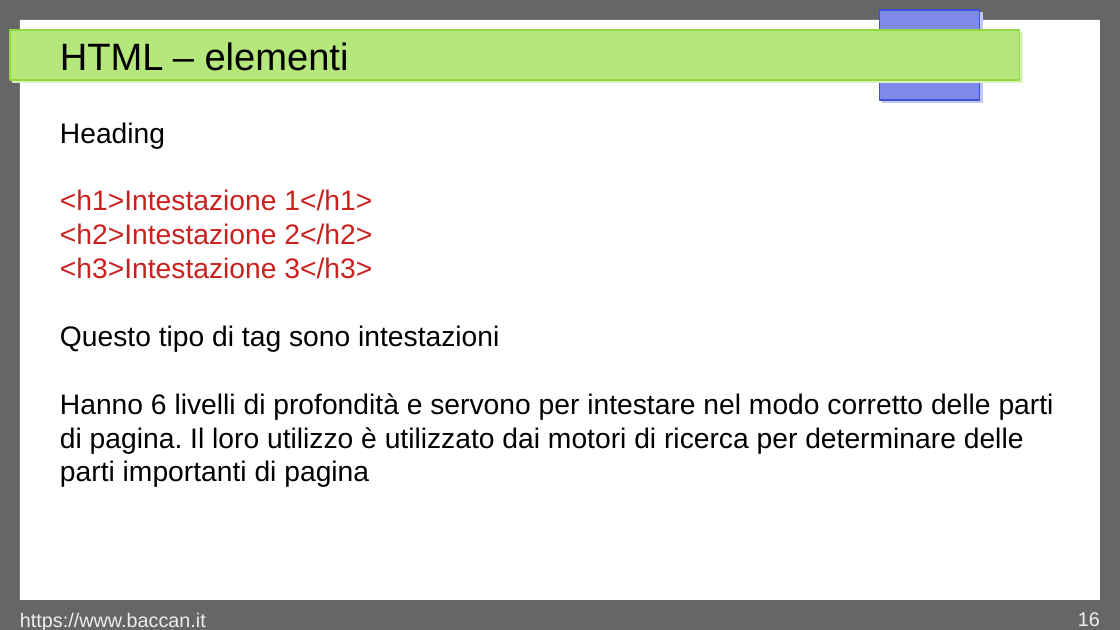
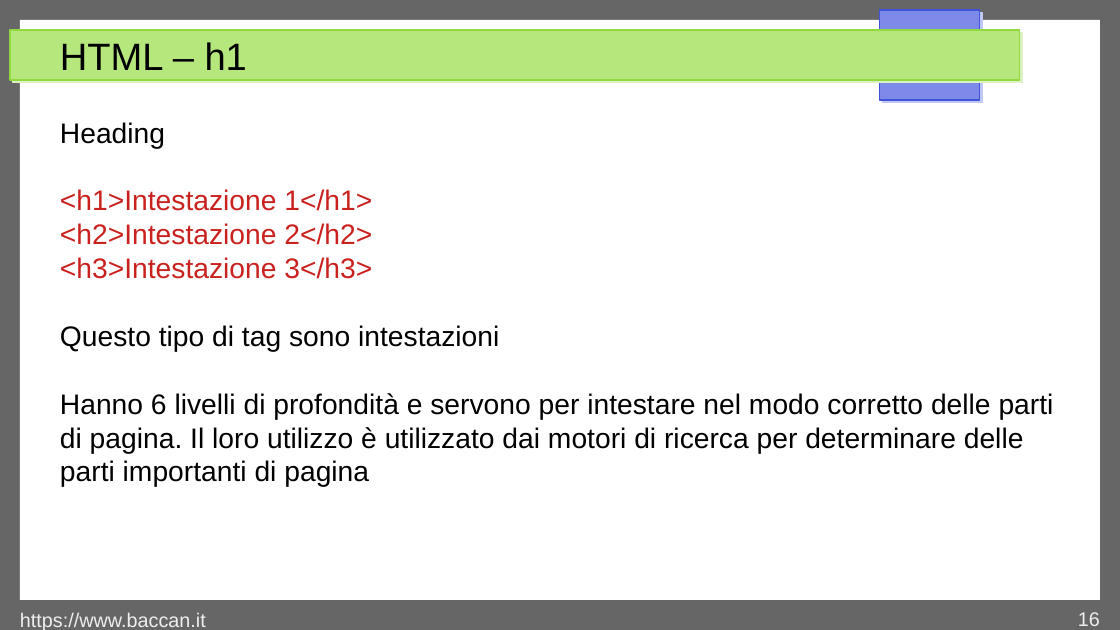
Before and after one commit to matteobaccan/CorsoHTML, a slide deck: slide 16 of Chapter_html.odp. Drawn at 1120x630 pixels with LibreOffice and Linux fonts; fonts in the diff are those of the drawing. Boxes give left, top, right and bottom in pixels: in the first picture for what was removed or moved away, otherwise in the second. Text is boxed around its words. In the diff, an @@ line names an element or a change of style, - is before the commit and + after.

```diff
--- a/Chapter_html.odp
+++ b/Chapter_html.odp
@@ title at <box>60,42,247,70</box>: text changed @@
-HTML – elementi
+HTML – h1
```
Also in this commit, not shown: 9 other slides changed, 15 slides added, 9 other files.
